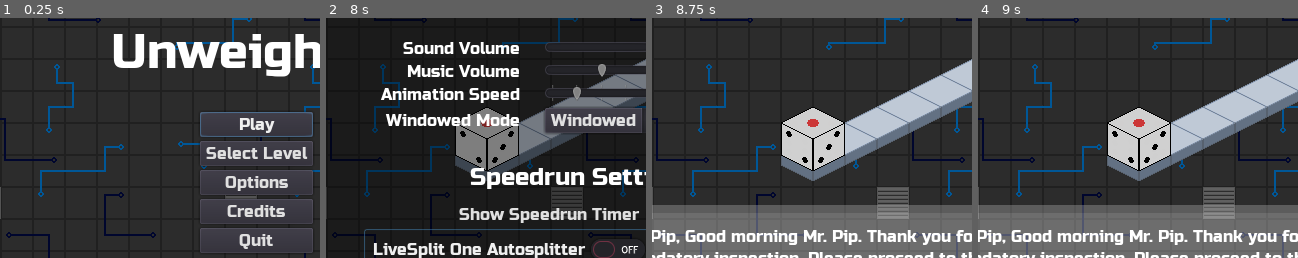
Above: before the commit, frames 1-4 (left to right).
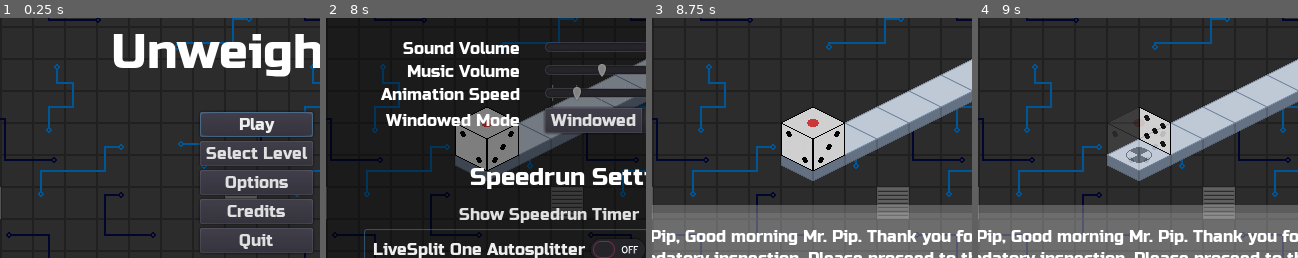
Above: after the commit, the same moments.

Repository: kdreese/gmtk-2022
Game: Godot game, scene res://src/states/Menu.tscn
Same seed, same stepped clock (60 frames per second), same inputs: the game is played once before the commit and once after it.
Inputs (mouse positions are % of the whole screen's width and height, from its top left):
- Up to frame 1 (0.25 s): no input
- Up to frame 2 (8 s): click "Play" at 0.5 s; click (23, 9) at 1.25 s; click (23, 9) at 2 s; click (23, 9) at 2.75 s; click (7, 9) at 3.5 s; click "Play" at 4.25 s; click (15, 9) at 5 s; click "Windowed" at 5.75 s; click "Show Speedrun Timer" at 6.5 s; click "LiveSplit One Autosplitter" at 7.25 s
- Up to frame 3 (8.75 s): click "Back" at 8 s
- Up to frame 4 (9 s): tap Enter at 8.75 s; move the mouse to (35, 50) at 8.77 s; hold D (move_right) from 8.78 s (still down)
The pictures show only the part of the screen within x 10-60%, y 25-75%; the shares and areas given below are measured in that part.

Frames 1-3 are identical in both runs. In frame 4, 2.2% of the frame differs, in the area x 40-61%, y 37-64%.

Commit message:
Added hidden face viewer.

Diff:
--- a/project.godot
+++ b/project.godot
@@ -58,6 +58,10 @@
 window/dpi/allow_hidpi=true
 window/stretch/mode="2d"
 window/stretch/aspect="expand"
+
+[global]
+
+collision=false
 
 [gui]
 
@@ -145,6 +149,7 @@
 
 2d_physics/layer_1="Player"
 2d_physics/layer_2="Buttons"
+2d_physics/layer_3="Mouse Hover"
 
 [physics]
 
--- a/src/objects/Player.gd
+++ b/src/objects/Player.gd
@@ -19,6 +19,9 @@
 	preload("res://resouces/palettes/6_2.tres"),
 ]
 
+const DEFAULT_FACE_OFFSET := Vector2(0, -2.0)
+
+const TRANSPARENT_FACE_COLOR := Color(1, 1, 1, 0.1)
 
 var top_face: int
 var side_face: int
@@ -26,6 +29,10 @@
 var bottom_face: int
 var back_face: int
 var backside_face: int
+
+var back_visible := false
+var backside_visible := false
+var bottom_visible := false
 
 var grid_coords := Vector2.ZERO
 var tile_map: TileMap
@@ -46,19 +53,32 @@
 
 
 func _process(_delta: float) -> void:
+	# Called every frame, used for showing the hidden face, if applicable.
+	if $FrontFace.animation != "idle":
+		# If any animation is going on, do not show a hidden face.
+		return
 	var view_hidden_vector := Input.get_vector("view_hidden_x_neg", "view_hidden_x_pos", "view_hidden_y_neg", "view_hidden_y_pos")
+	# Joystick has preference over mouse.
 	if view_hidden_vector.length() > 0:
 		var view_hidden_angle := view_hidden_vector.angle()
 		if view_hidden_angle >= -PI / 2 and view_hidden_angle < PI / 6:
-			pass	# View back face function
+			show_back_face()
 		if view_hidden_angle >= PI / 6 and view_hidden_angle < 5 * PI / 6:
-			pass	# View left face function
+			show_backside_face()
 		if view_hidden_angle >= 5 * PI / 6 or view_hidden_angle < -PI / 2:
-			pass	# View bottom face function
+			show_bottom_face()
+	elif back_visible:
+		show_back_face()
+	elif backside_visible:
+		show_backside_face()
+	elif bottom_visible:
+		show_bottom_face()
+	else:
+		reset_view()
 
 
 func _physics_process(_delta: float) -> void:
-	if $FrontFace.animation == "idle":
+	if $FrontFace.animation == "idle" and $ExtraFace.animation == "idle":
 		if Input.is_action_pressed("move_forward"):
 			if move(Vector2(0, -1)):
 				$ExtraFace.material.get_shader_param("palette").gradient = PALETTES[bottom_face]
@@ -75,6 +95,42 @@
 			if move(Vector2(-1, 0)):
 				$ExtraFace.material.get_shader_param("palette").gradient = PALETTES[bottom_face]
 				set_anim("rotate_neg_z")
+
+
+func show_bottom_face() -> void:
+	$FrontFace.modulate = TRANSPARENT_FACE_COLOR
+	$SideFace.modulate = TRANSPARENT_FACE_COLOR
+	$TopFace.modulate = TRANSPARENT_FACE_COLOR
+	$ExtraFace.play("bottom")
+	$ExtraFace.offset = DEFAULT_FACE_OFFSET + Vector2(0, 32)
+	$ExtraFace.material.get_shader_param("palette").gradient = PALETTES[rotated_face(bottom_face)]
+
+
+func show_backside_face() -> void:
+	$FrontFace.modulate = TRANSPARENT_FACE_COLOR
+	$SideFace.modulate = TRANSPARENT_FACE_COLOR
+	$TopFace.modulate = TRANSPARENT_FACE_COLOR
+	$ExtraFace.play("backside")
+	$ExtraFace.offset = DEFAULT_FACE_OFFSET
+	$ExtraFace.material.get_shader_param("palette").gradient = PALETTES[backside_face]
+
+
+func show_back_face() -> void:
+	$FrontFace.modulate = TRANSPARENT_FACE_COLOR
+	$SideFace.modulate = TRANSPARENT_FACE_COLOR
+	$TopFace.modulate = TRANSPARENT_FACE_COLOR
+	$ExtraFace.play("back")
+	$ExtraFace.offset = DEFAULT_FACE_OFFSET
+	$ExtraFace.material.get_shader_param("palette").gradient = PALETTES[back_face]
+
+
+func reset_view() -> void:
+	$FrontFace.modulate = Color(1, 1, 1, 1)
+	$SideFace.modulate = Color(1, 1, 1, 1)
+	$TopFace.modulate = Color(1, 1, 1, 1)
+	if $ExtraFace.animation in ["back", "backside", "bottom"]:
+		$ExtraFace.play("idle")
+	$ExtraFace.offset = DEFAULT_FACE_OFFSET
 
 
 func update_animation_speed() -> void:
@@ -251,12 +307,24 @@
 
 
 func _on_BackFace_mouse_entered() -> void:
-	pass # View back face function
+	back_visible = true
+
+
+func _on_BackFace_mouse_exited() -> void:
+	back_visible = false
 
 
 func _on_BackSideFace_mouse_entered() -> void:
-	pass # View left face function
+	backside_visible = true
+
+
+func _on_BackSideFace_mouse_exited() -> void:
+	backside_visible = false
 
 
 func _on_BottomFace_mouse_entered() -> void:
-	pass # View bottom face function
+	bottom_visible = true
+
+
+func _on_BottomFace_mouse_exited() -> void:
+	bottom_visible = false
--- a/src/objects/Player.tscn
+++ b/src/objects/Player.tscn
@@ -196,6 +196,21 @@
 
 [sub_resource type="SpriteFrames" id=5]
 animations = [ {
+"frames": [ ExtResource( 73 ) ],
+"loop": false,
+"name": "back",
+"speed": 5.0
+}, {
+"frames": [ ExtResource( 62 ) ],
+"loop": false,
+"name": "backside",
+"speed": 5.0
+}, {
+"frames": [ ExtResource( 12 ) ],
+"loop": false,
+"name": "bottom",
+"speed": 5.0
+}, {
 "frames": [ null ],
 "loop": false,
 "name": "idle",
@@ -251,8 +266,9 @@
 
 [node name="ExtraFace" type="AnimatedSprite" parent="."]
 material = SubResource( 10 )
+z_index = -1
 frames = SubResource( 5 )
-animation = "rotate_neg_z"
+animation = "idle"
 offset = Vector2( 0, -2 )
 
 [node name="CollisionShape2D" type="CollisionShape2D" parent="."]
@@ -266,21 +282,33 @@
 bus = "SoundsBus"
 
 [node name="BackFace" type="Area2D" parent="."]
+collision_layer = 4
+collision_mask = 0
+monitoring = false
 
 [node name="CollisionPolygon2D" type="CollisionPolygon2D" parent="BackFace"]
 polygon = PoolVector2Array( 0, -32, 32, -16, 32, 16, 0, 0 )
 
 [node name="BackSideFace" type="Area2D" parent="."]
+collision_layer = 4
+collision_mask = 0
+monitoring = false
 
 [node name="CollisionPolygon2D" type="CollisionPolygon2D" parent="BackSideFace"]
 polygon = PoolVector2Array( 0, -32, -32, -16, -32, 16, 0, 0 )
 
 [node name="BottomFace" type="Area2D" parent="."]
+collision_layer = 4
+collision_mask = 0
+monitoring = false
 
 [node name="CollisionPolygon2D" type="CollisionPolygon2D" parent="BottomFace"]
 polygon = PoolVector2Array( 0, 32, 32, 16, 0, 0, -32, 16 )
 
 [connection signal="animation_finished" from="FrontFace" to="." method="_on_animation_finished"]
 [connection signal="mouse_entered" from="BackFace" to="." method="_on_BackFace_mouse_entered"]
+[connection signal="mouse_exited" from="BackFace" to="." method="_on_BackFace_mouse_exited"]
 [connection signal="mouse_entered" from="BackSideFace" to="." method="_on_BackSideFace_mouse_entered"]
+[connection signal="mouse_exited" from="BackSideFace" to="." method="_on_BackSideFace_mouse_exited"]
 [connection signal="mouse_entered" from="BottomFace" to="." method="_on_BottomFace_mouse_entered"]
+[connection signal="mouse_exited" from="BottomFace" to="." method="_on_BottomFace_mouse_exited"]
--- a/src/states/Game.tscn
+++ b/src/states/Game.tscn
@@ -45,6 +45,7 @@
 [node name="UI" type="Control" parent="CanvasLayer"]
 anchor_right = 1.0
 anchor_bottom = 1.0
+mouse_filter = 2
 
 [node name="V" type="VBoxContainer" parent="CanvasLayer/UI"]
 anchor_right = 1.0
@@ -333,6 +334,7 @@
 [node name="TextureRect" type="TextureRect" parent="Background"]
 anchor_right = 1.0
 anchor_bottom = 1.0
+mouse_filter = 2
 texture = ExtResource( 11 )
 stretch_mode = 2
 
